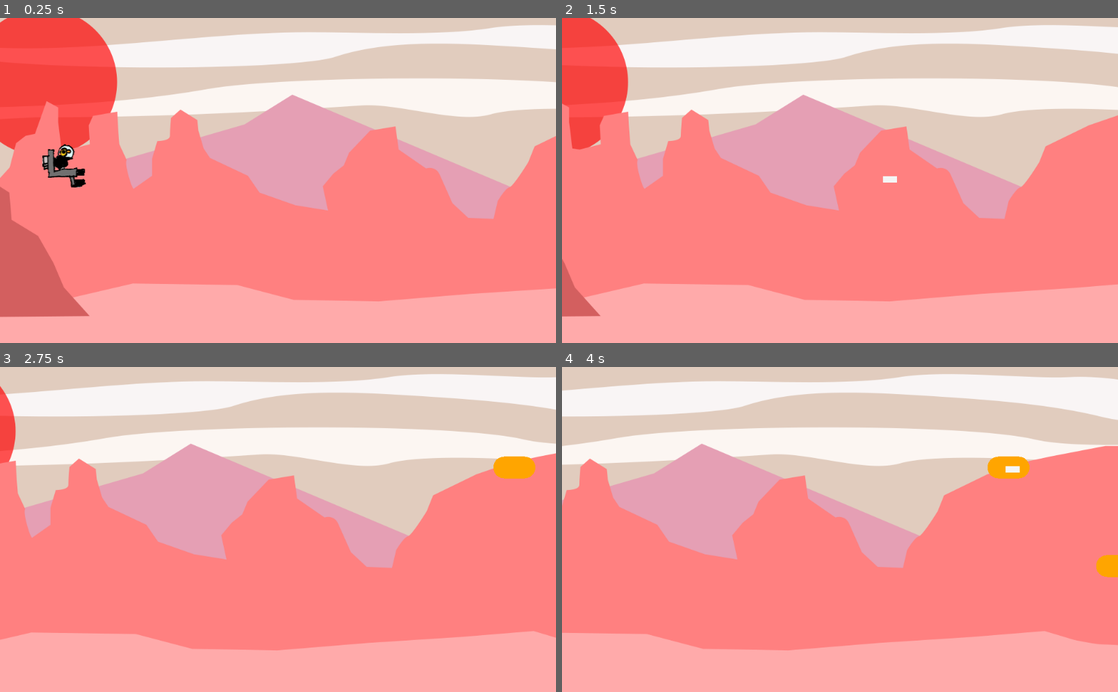
Above: before the commit, frames 1-4 (two rows, left to right).
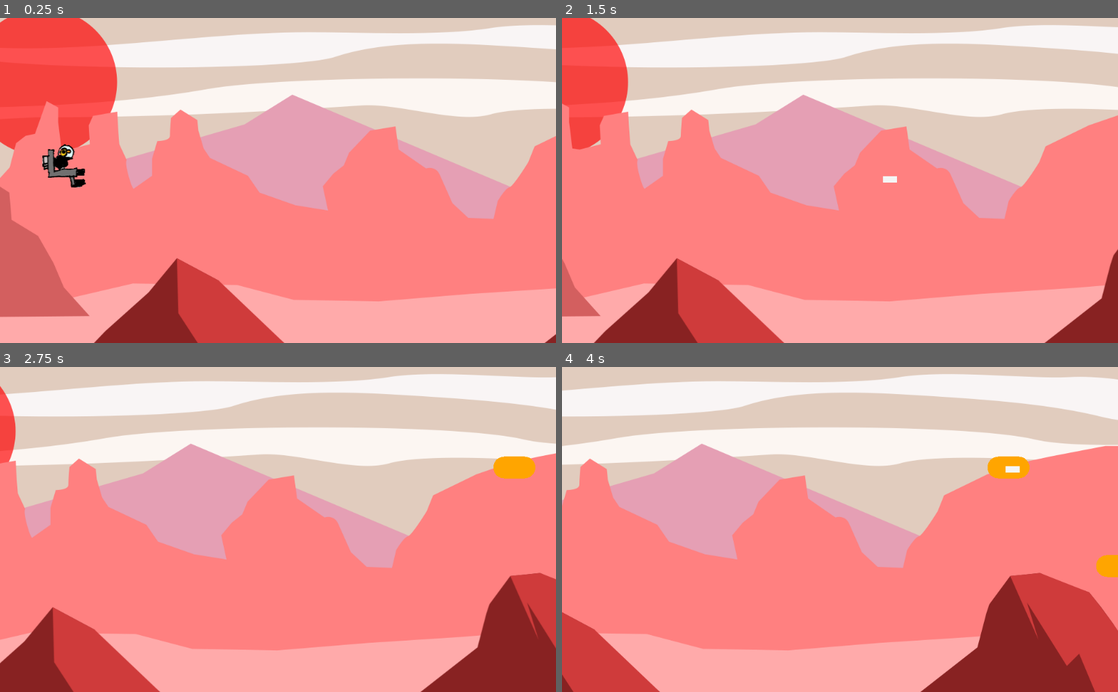
Above: after the commit, the same moments.

Repository: the-g-force/FamJam-January2021
Game: Godot game, scene res://src/Level.tscn
Two runs of this game, one before a commit and one after it. Both use one fixed random seed, a clock stepped at 60 frames per second and the inputs below.
Inputs:
- Up to frame 1 (0.25 s): no input
- Up to frame 2 (1.5 s): tap Enter at 0.5 s; hold D (move_right) 0.53-1.28 s; tap Space (fire) at 0.6, 1.35 s; hold S (move_down) from 1.28 s (still down)
- Up to frame 3 (2.75 s): release S (move_down) at 2.03 s; hold D (move_right) from 2.03 s (still down); tap Space (fire) at 2.1 s
- Up to frame 4 (4 s): release D (move_right) at 2.78 s; hold W (move_up) 2.78-3.53 s; tap Space (fire) at 2.85, 3.6 s; hold A (move_left) from 3.53 s (still down)

The runs differ from the first frame. In frame 1, 4.7% of the frame differs, in the area x 16-100%, y 73-100%; in frame 2, 6.1%; in frame 3, 9.8%; in frame 4, 11%, in the area x 0-100%, y 63-100%.

Commit message:
Add second parallax layer

Diff:
--- a/project/src/Level.tscn
+++ b/project/src/Level.tscn
@@ -1,9 +1,10 @@
-[gd_scene load_steps=6 format=2]
+[gd_scene load_steps=7 format=2]
 
 [ext_resource path="res://assets/background.png" type="Texture" id=1]
 [ext_resource path="res://src/Level.gd" type="Script" id=2]
 [ext_resource path="res://src/Duck.tscn" type="PackedScene" id=3]
 [ext_resource path="res://assets/the_test.ogg" type="AudioStream" id=4]
+[ext_resource path="res://assets/foreground.png" type="Texture" id=5]
 
 [sub_resource type="RectangleShape2D" id=1]
 extents = Vector2( 556.391, 25 )
@@ -13,11 +14,18 @@
 
 [node name="ParallaxBackground" type="ParallaxBackground" parent="."]
 
-[node name="ParallaxLayer" type="ParallaxLayer" parent="ParallaxBackground"]
+[node name="Background" type="ParallaxLayer" parent="ParallaxBackground"]
 motion_mirroring = Vector2( 2048, 0 )
 
-[node name="Sprite" type="Sprite" parent="ParallaxBackground/ParallaxLayer"]
+[node name="Sprite" type="Sprite" parent="ParallaxBackground/Background"]
 texture = ExtResource( 1 )
+centered = false
+
+[node name="Foreground" type="ParallaxLayer" parent="ParallaxBackground"]
+motion_scale = Vector2( 1.22, 1 )
+
+[node name="Sprite" type="Sprite" parent="ParallaxBackground/Foreground"]
+texture = ExtResource( 5 )
 centered = false
 
 [node name="Timer" type="Timer" parent="."]
